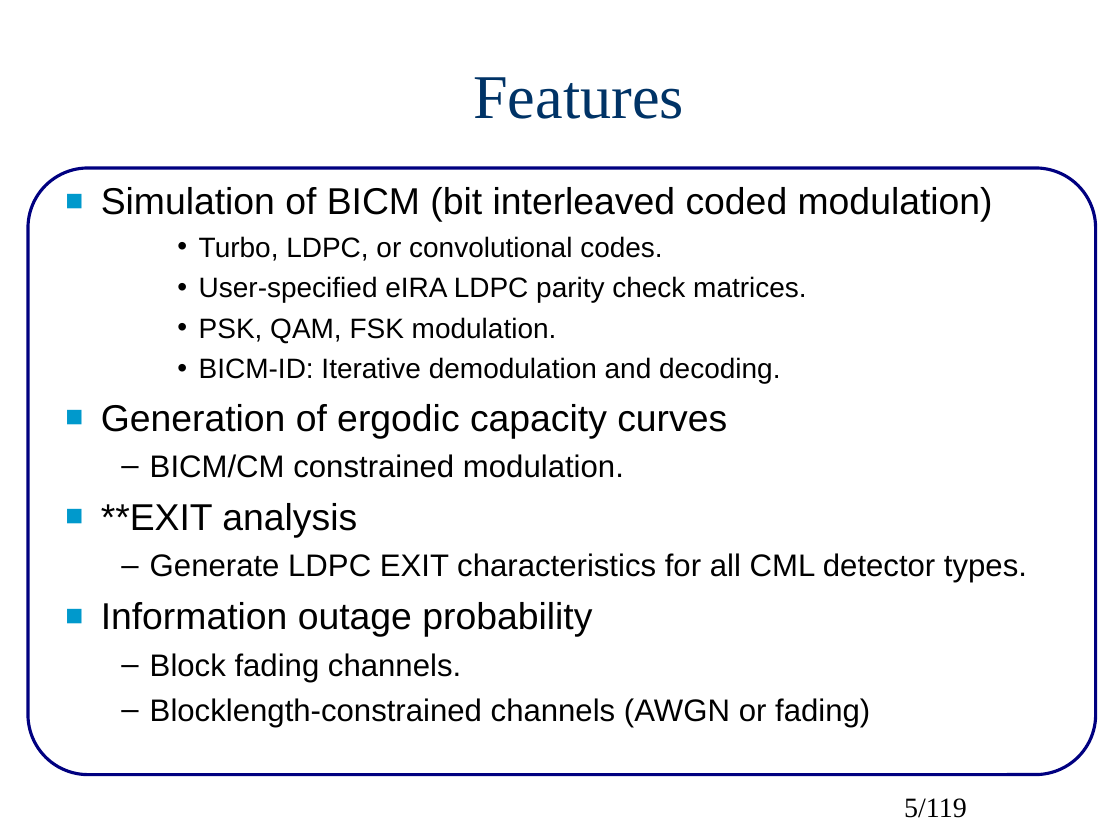
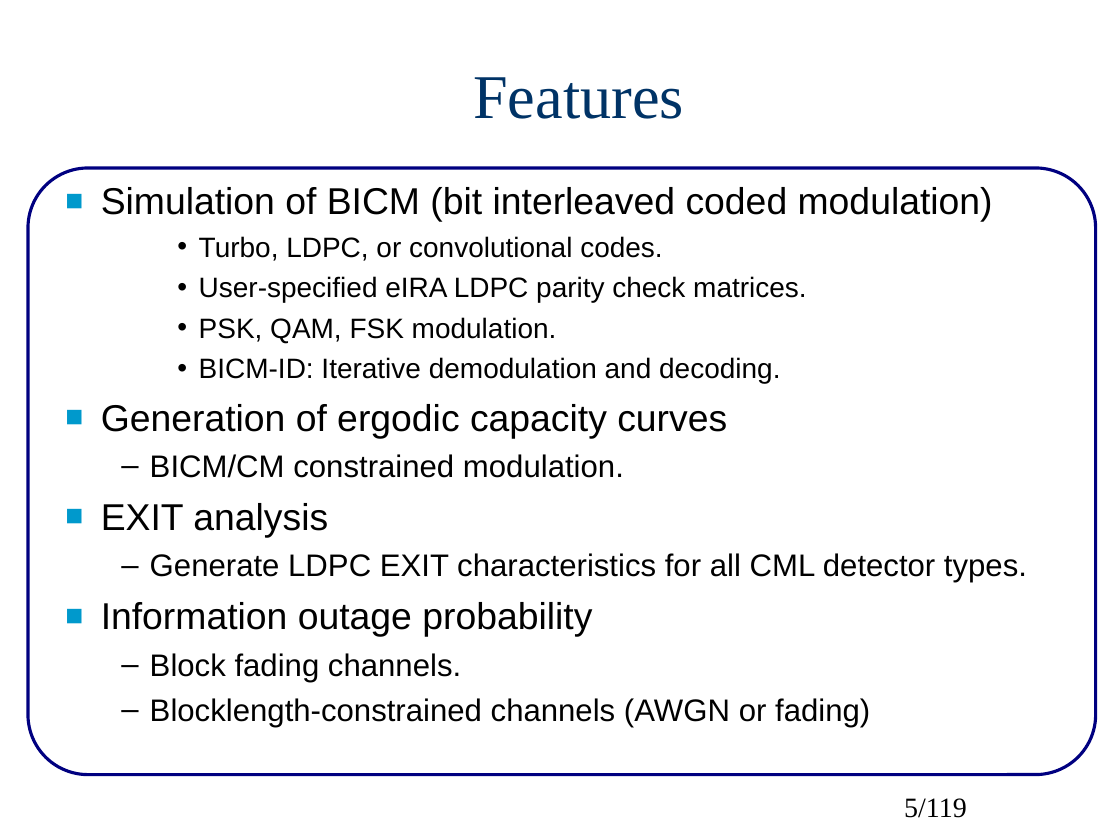
Before and after one commit to wvu-wcrl/CML, a slide deck: slide 5 of doc/src/CMLoverview.pptx. Drawn at 1120x840 pixels with LibreOffice and Linux fonts; fonts in the diff are those of the drawing. Boxes give left, top, right and bottom in pixels: in the first picture for what was removed or moved away, otherwise in the second. Text is boxed around its words. In the diff, an @@ line names an element or a change of style, - is before the commit and + after.

```diff
--- a/doc/src/CMLoverview.pptx
+++ b/doc/src/CMLoverview.pptx
@@ text at [101, 503, 328, 538]: text changed @@
-■ **EXIT analysis
+■ EXIT analysis
```
Also in this commit, not shown: 32 other slides changed, 4 other files.
